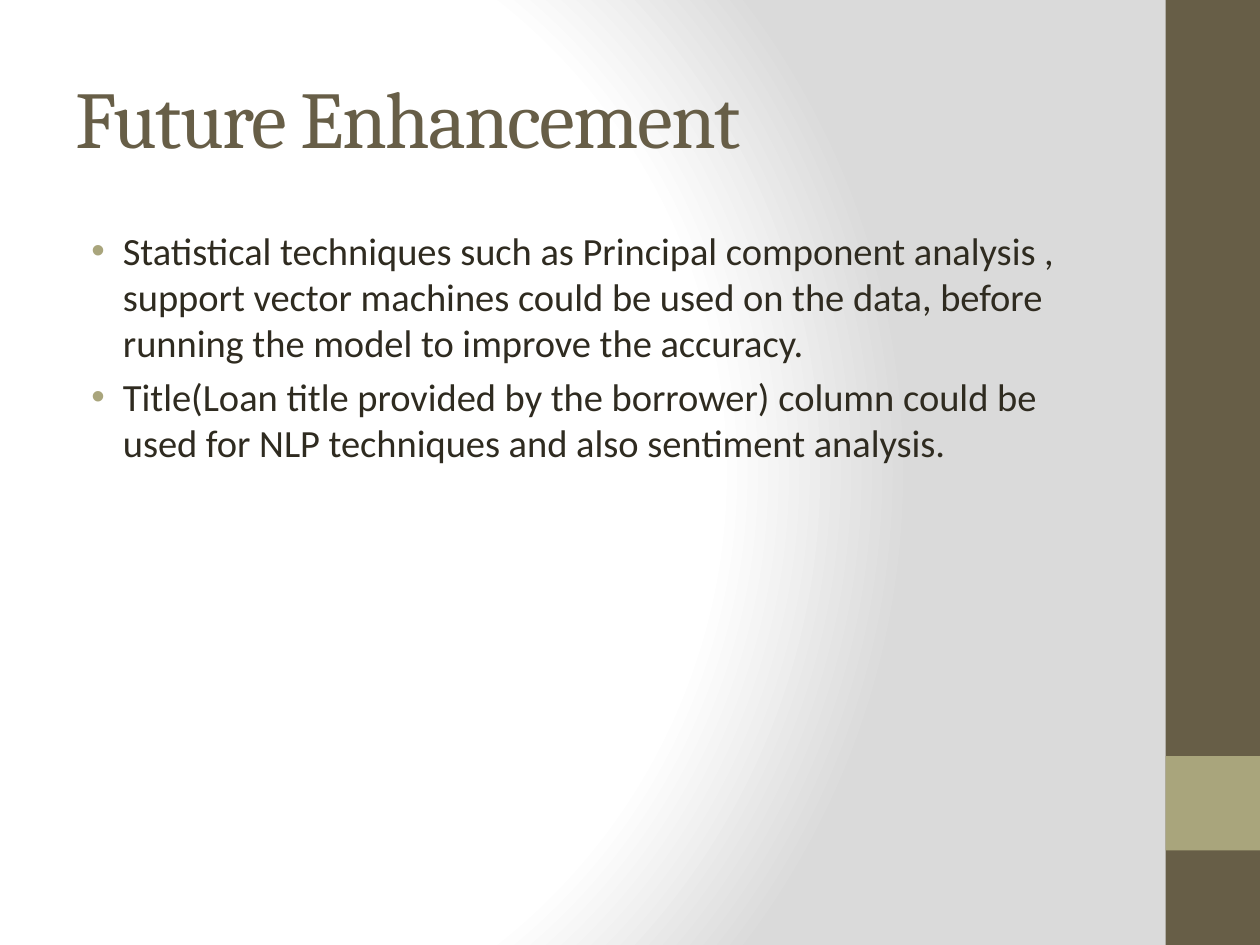
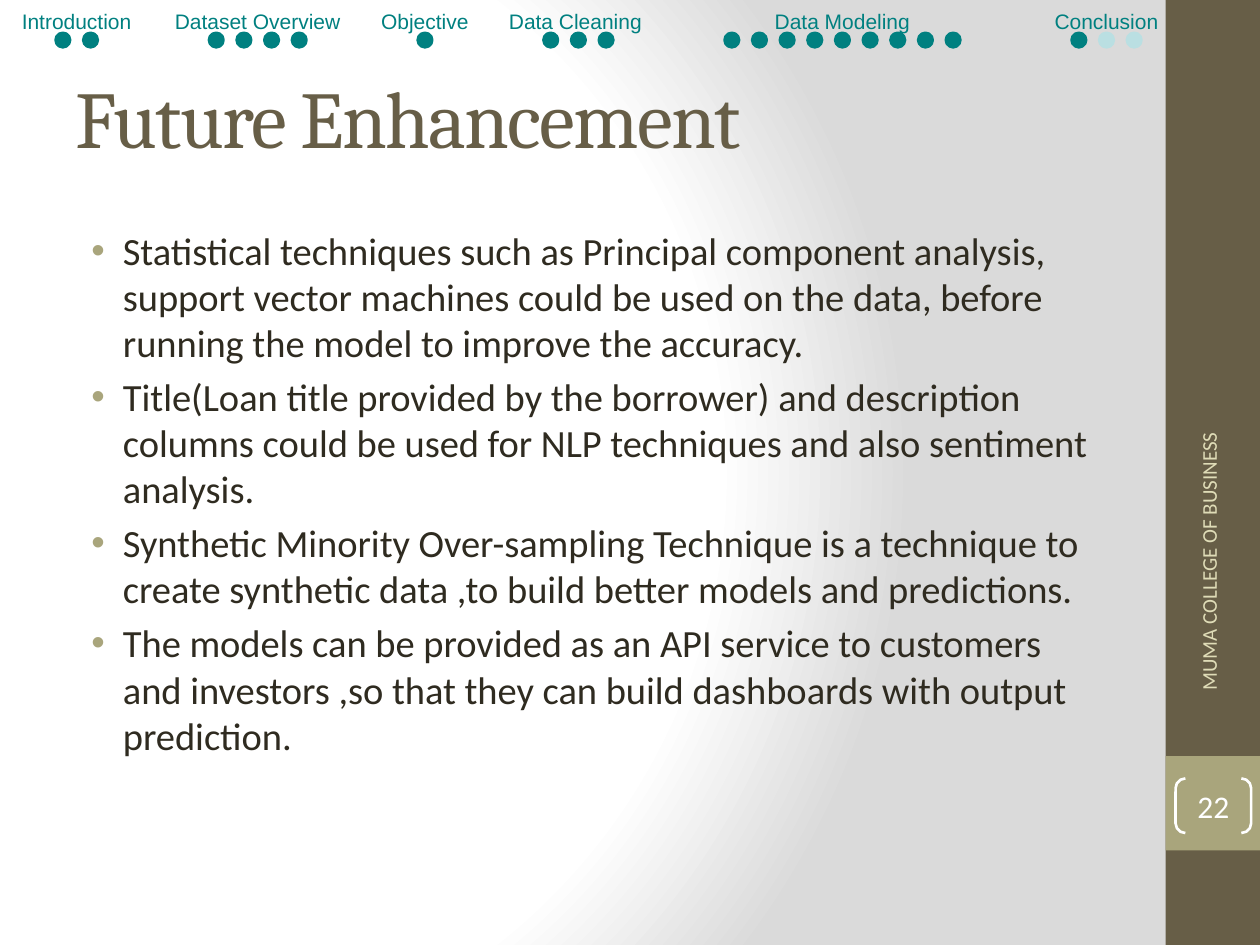
Before and after one commit to bibinjose/Data-Mining-Project, a slide deck: slide 22 of Data Mining-Project_PPT-Peer-to-Peer Lending.pptx (slide 12 before the commit). Drawn at 1260x945 pixels with LibreOffice and Linux fonts; fonts in the diff are those of the drawing. Boxes give left, top, right and bottom in pixels: in the first picture for what was removed or moved away, otherwise in the second. Text is boxed around its words. In the diff, an @@ line names an element or a change of style, - is before the commit and + after.

Commit message:
Final PPT

```diff
--- a/Data Mining-Project_PPT-Peer-to-Peer Lending.pptx
+++ b/Data Mining-Project_PPT-Peer-to-Peer Lending.pptx
@@ group added at <box>22,13,1159,47</box>: 22 ellipses, 6 texts @@
+Introduction
+Dataset Overview
+Objective
+Data Cleaning
+Data Modeling
+Conclusion
@@ text at <box>123,238,1087,757</box>: text changed @@
-• Statistical techniques such as Principal component analysis , support vector machines could be used on the data, before running the model to improve the accuracy.
-• Title(Loan title provided by the borrower) column could be used for NLP techniques and also sentiment analysis.
+• Statistical techniques such as Principal component analysis, support vector machines could be used on the data, before running the model to improve the accuracy.
+• Title(Loan title provided by the borrower) and description columns could be used for NLP techniques and also sentiment analysis.
+• Synthetic Minority Over-sampling Technique is a technique to create synthetic data ,to build better models and predictions.
+• The models can be provided as an API service to customers and investors ,so that they can build dashboards with output prediction.
@@ text added at <box>1197,442,1223,688</box>, 12 pt, text #DFDCB7 @@
+MUMA COLLEGE OF BUSINESS
@@ page number added at <box>1176,779,1251,833</box>, outline #FFFFFF 1.5 pt, 18 pt, text #FFFFFF @@
+22
```
Also in this commit, not shown: 11 other slides changed, 12 slides added, 1 slide removed.
